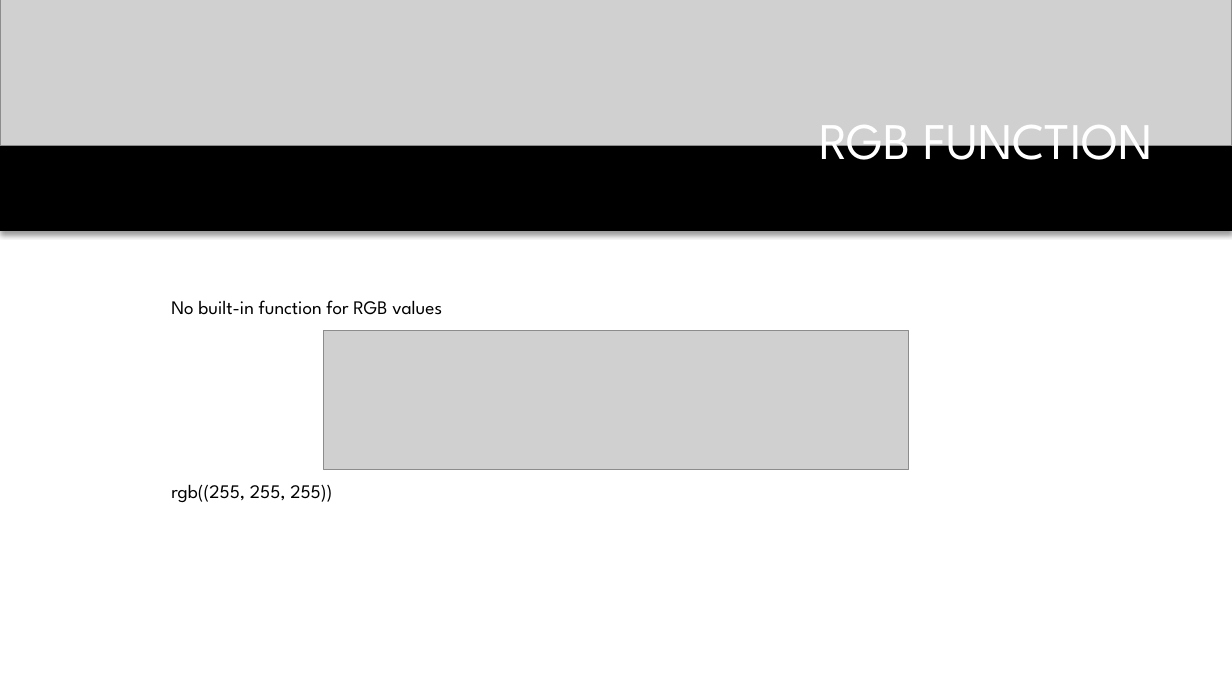
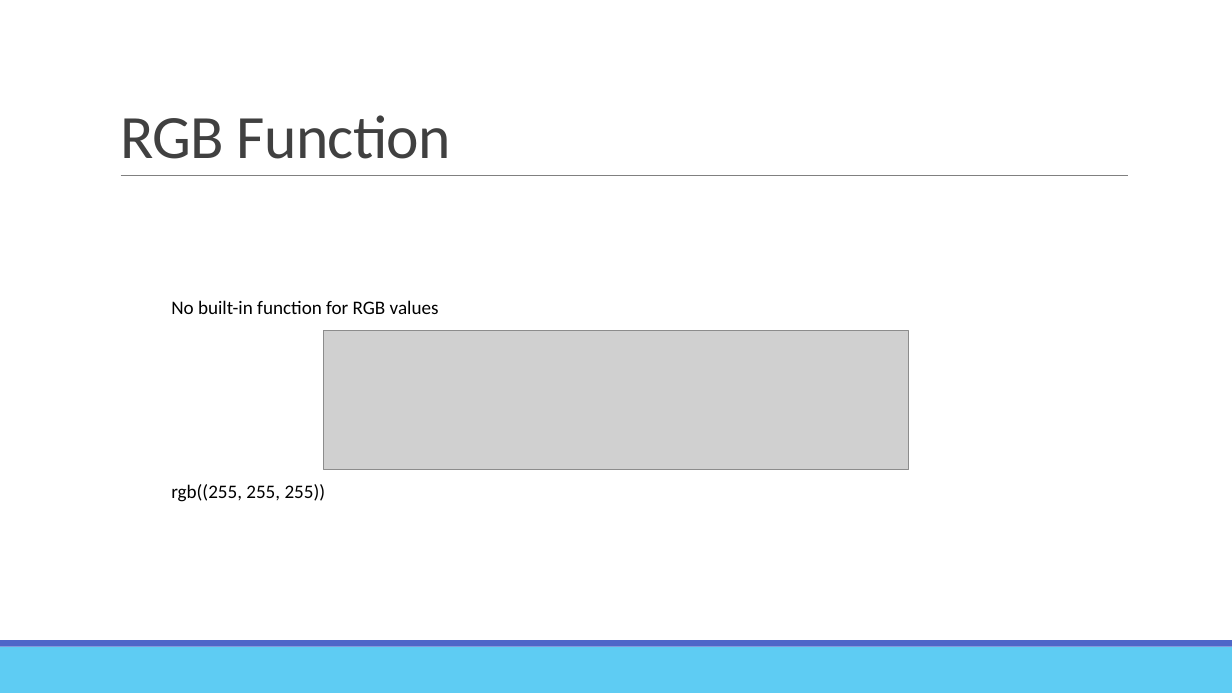
Before and after one commit to 24tweikel/TkInterTutorial, a slide deck: slide 9 of tkinter.pptx. Drawn at 1232x693 pixels with LibreOffice and Linux fonts; fonts in the diff are those of the drawing; grey boxes stand for pictures; background and template pictures are left out. Boxes give left, top, right and bottom in pixels: in the first picture for what was removed or moved away, otherwise in the second. Text is boxed around its words. In the diff, an @@ line names an element or a change of style, - is before the commit and + after.

```diff
--- a/tkinter.pptx
+++ b/tkinter.pptx
@@ rectangle removed at bbox=[0, 0, 1232, 231] @@
@@ picture removed at bbox=[0, 0, 1232, 146] @@
@@ title "RGB Function" at bbox=[120, 115, 451, 159]: vertical alignment middle to bottom @@
@@ title at bbox=[120, 115, 451, 159]: text changed; size 40 to 48 pt; font League Spartan to Calibri; text colour #FFFFFF to #404040 @@
-RGB FUNCTION
+RGB Function
@@ line added from (121, 176) to (1128, 176), #808080 0.5 pt @@
@@ text "No built-in function for RGB ..." at bbox=[171, 300, 439, 502]: font League Spartan to Calibri @@
@@ rectangle added at bbox=[0, 647, 1232, 693], fill #5ECCF3 @@
@@ rectangle added at bbox=[0, 640, 1232, 647], fill #4E67C8 @@
```
Also in this commit, not shown: 9 other slides changed, 1 slide added, 1 slide removed.
